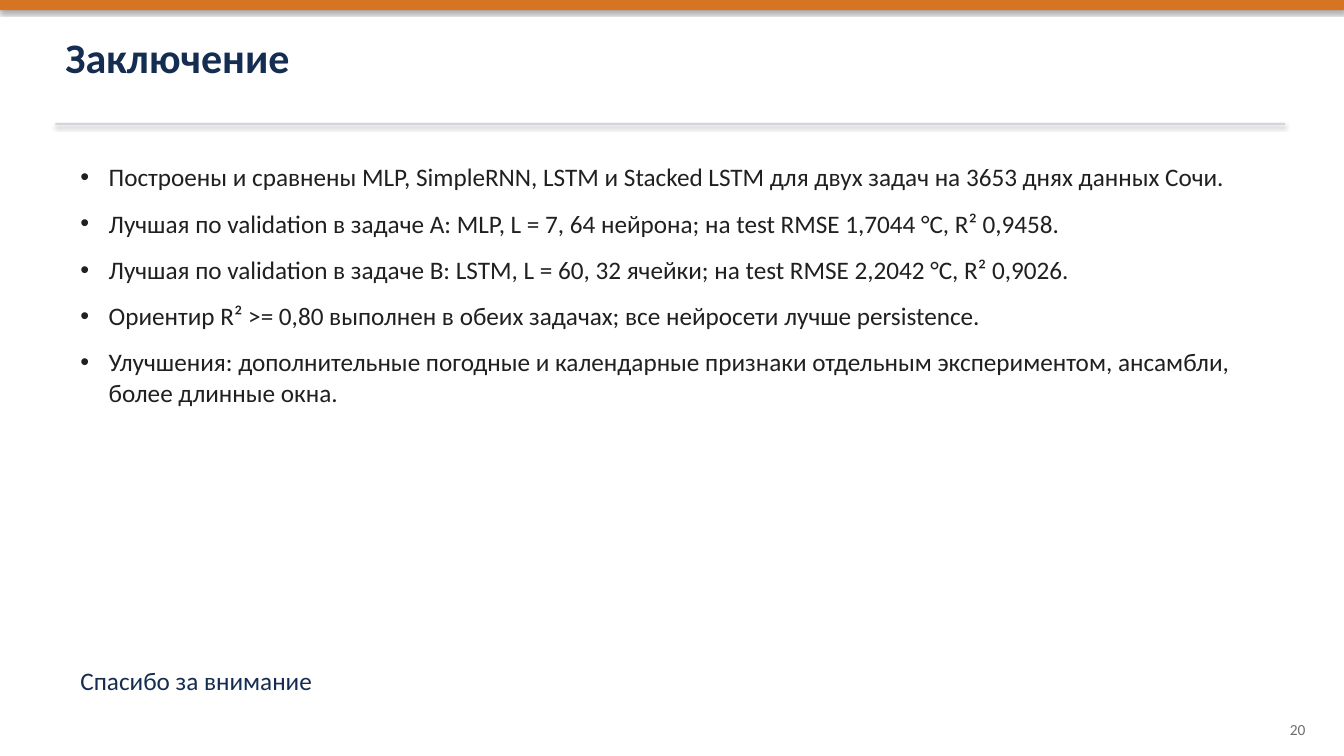
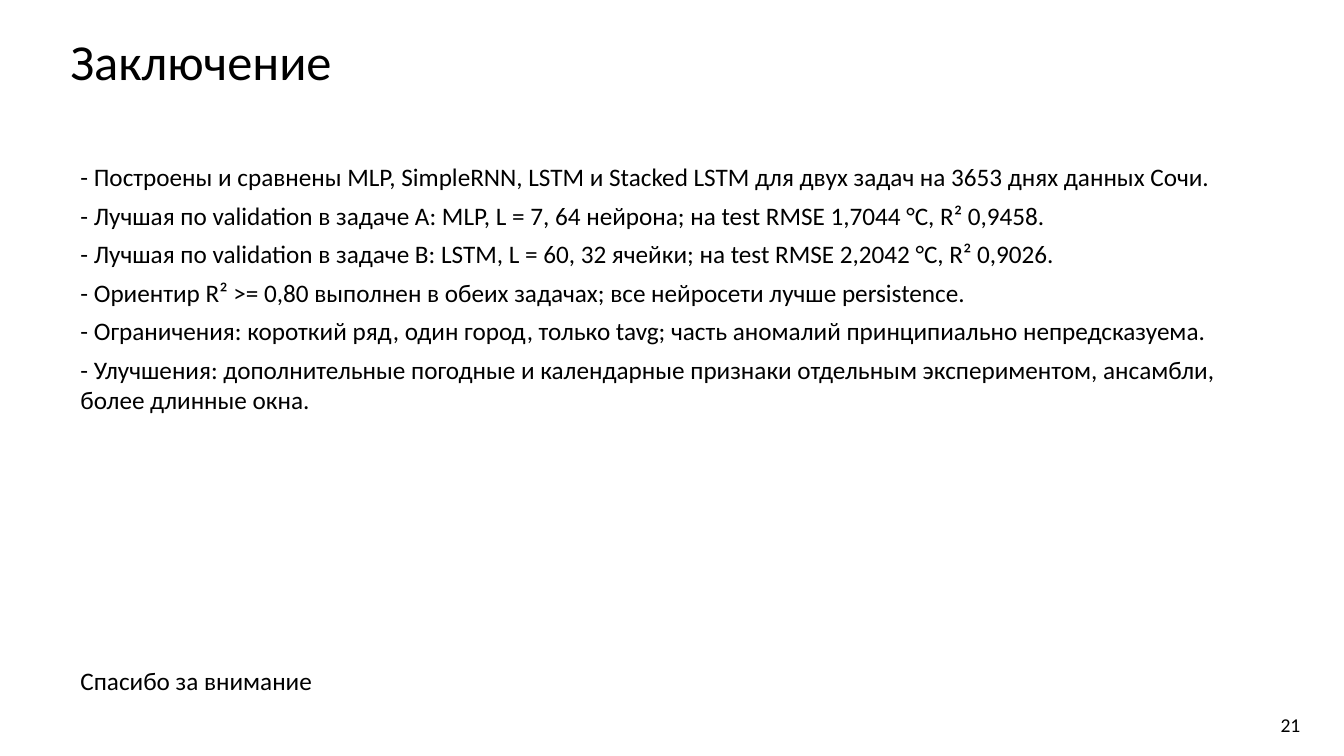
Before and after one commit to bigflyy/nn-uni, a slide deck: slide 21 of labs/lab2/nn-lab-2.pptx. Drawn at 1344x756 pixels with LibreOffice and Linux fonts; fonts in the diff are those of the drawing. Boxes give left, top, right and bottom in pixels: in the first picture for what was removed or moved away, otherwise in the second. Text is boxed around its words. In the diff, an @@ line names an element or a change of style, - is before the commit and + after.

```diff
--- a/labs/lab2/nn-lab-2.pptx
+++ b/labs/lab2/nn-lab-2.pptx
@@ rectangle removed at [0,0,1344,10] @@
@@ text "Заключение" at [70,47,331,81]: size 30 to 36 pt, text colour #142D50 to #000000, bold off @@
@@ rectangle removed at [55,123,1286,125] @@
@@ text at [80,168,1214,413]: text changed; text colour #202020 to #000000 @@
-• Построены и сравнены MLP, SimpleRNN, LSTM и Stacked LSTM для двух задач на 3653 днях данных Сочи.
-• Лучшая по validation в задаче A: MLP, L = 7, 64 нейрона; на test RMSE 1,7044 °C, R² 0,9458.
-• Лучшая по validation в задаче B: LSTM, L = 60, 32 ячейки; на test RMSE 2,2042 °C, R² 0,9026.
-• Ориентир R² >= 0,80 выполнен в обеих задачах; все нейросети лучше persistence.
-• Улучшения: дополнительные погодные и календарные признаки отдельным экспериментом, ансамбли, более длинные окна.
+- Построены и сравнены MLP, SimpleRNN, LSTM и Stacked LSTM для двух задач на 3653 днях данных Сочи.
+- Лучшая по validation в задаче A: MLP, L = 7, 64 нейрона; на test RMSE 1,7044 °C, R² 0,9458.
+- Лучшая по validation в задаче B: LSTM, L = 60, 32 ячейки; на test RMSE 2,2042 °C, R² 0,9026.
+- Ориентир R² >= 0,80 выполнен в обеих задачах; все нейросети лучше persistence.
+- Ограничения: короткий ряд, один город, только tavg; часть аномалий принципиально непредсказуема.
+- Улучшения: дополнительные погодные и календарные признаки отдельным экспериментом, ансамбли, более длинные окна.
@@ text "Спасибо за внимание" at [80,673,312,691]: text colour #142D50 to #000000; line spacing 1.02 to 1; more space between paragraphs @@
@@ text at [1281,719,1301,732]: text changed; size 11 to 14 pt; text colour #6E6E6E to #000000 @@
-20
+21
```
Also in this commit, not shown: 20 other slides changed, 1 other file.
